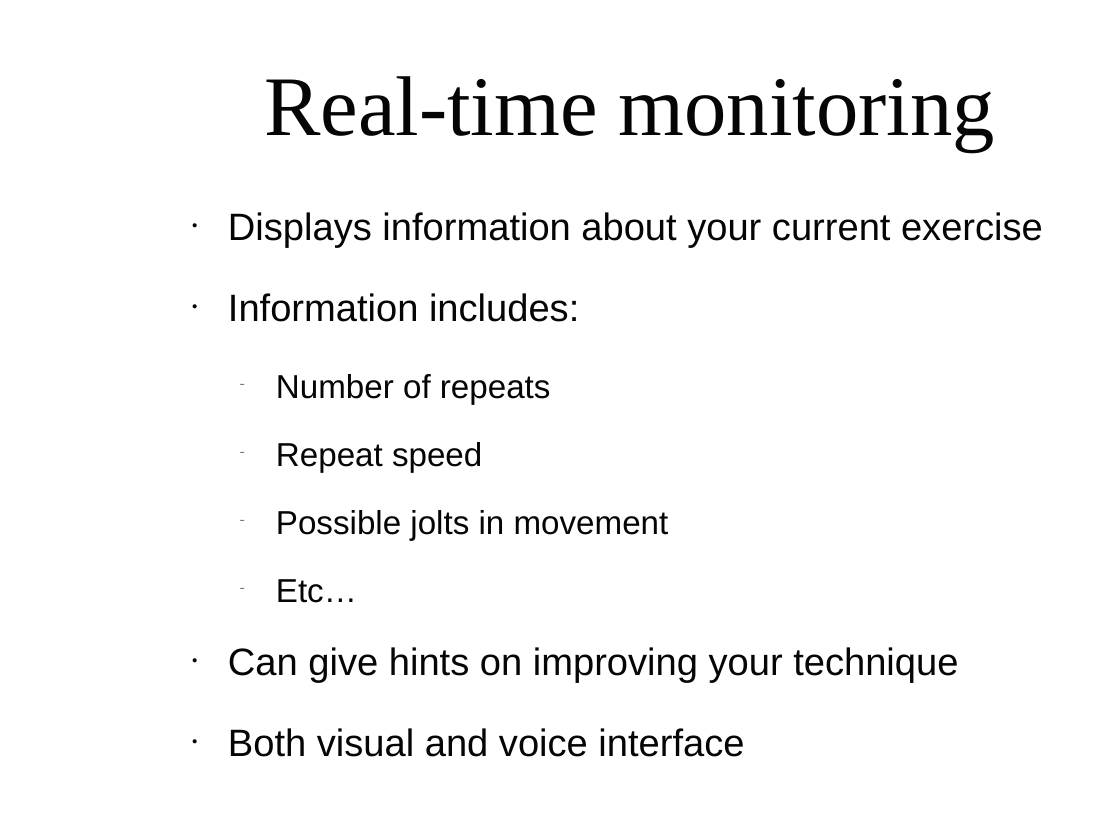
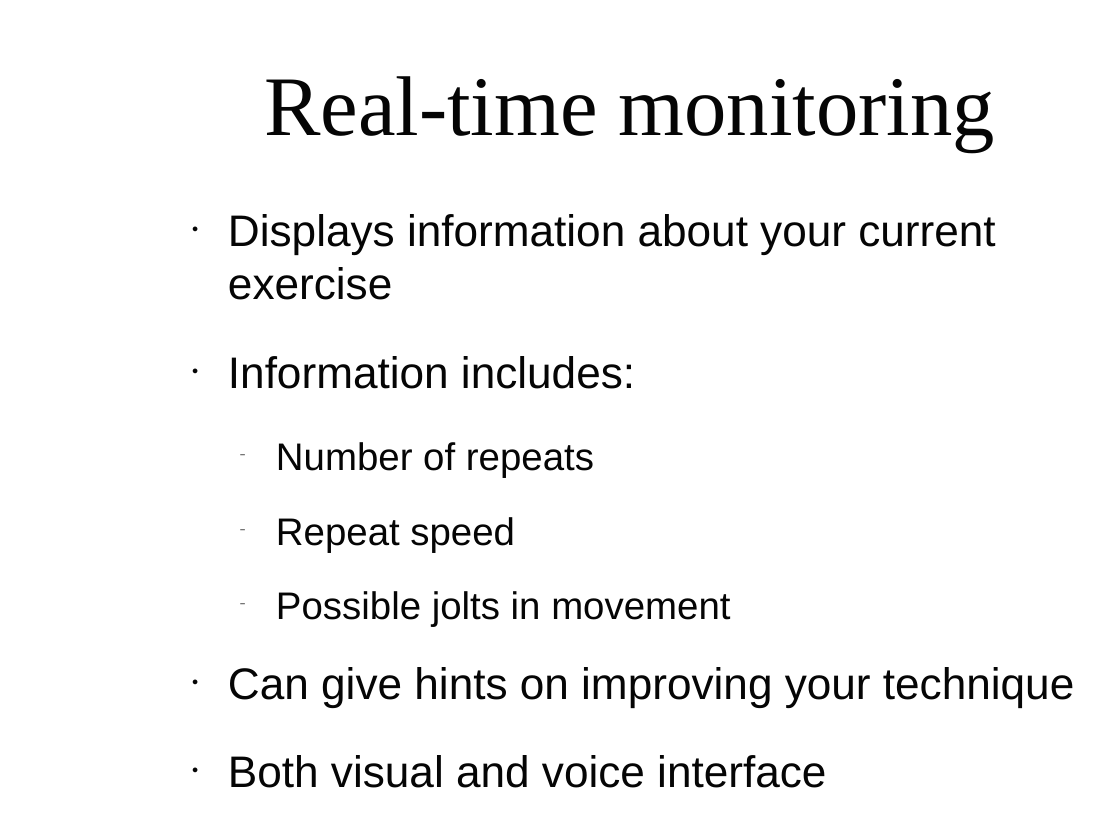
Before and after one commit to ilmoeuro/futurehack2016, a slide deck: slide 8 of doc/presentation.odp. Drawn at 1120x840 pixels with LibreOffice and Linux fonts; fonts in the diff are those of the drawing; background and template pictures are left out. Boxes give left, top, right and bottom in pixels: in the first picture for what was removed or moved away, otherwise in the second. Text is boxed around its words. In the diff, an @@ line names an element or a change of style, - is before the commit and + after.

```diff
--- a/doc/presentation.odp
+++ b/doc/presentation.odp
@@ text "Displays information about your current ..." at (x1=228, y1=214, x2=1074, y2=788): size 27 to 31.3 pt in "Displays information about your current exercise", "Information includes:", "Can give hints on improving your technique", "Both visual and voice interface"; size 23.5 to 27.2 pt in "Number of repeats", "Repeat speed", "Possible jolts in movement" @@
@@ text at (x1=276, y1=579, x2=357, y2=603): paragraph removed @@
-  − Etc…
```
Also in this commit, not shown: 2 other slides changed, 1 slide added.
